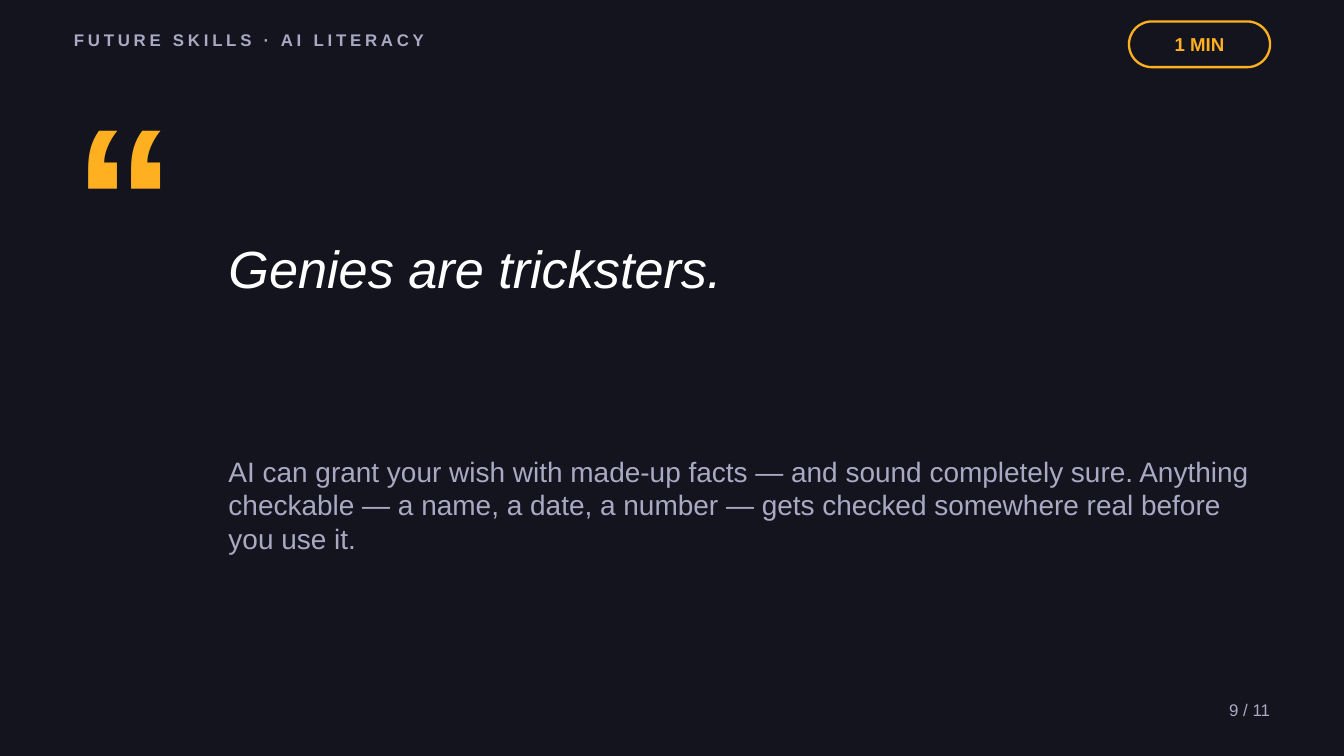
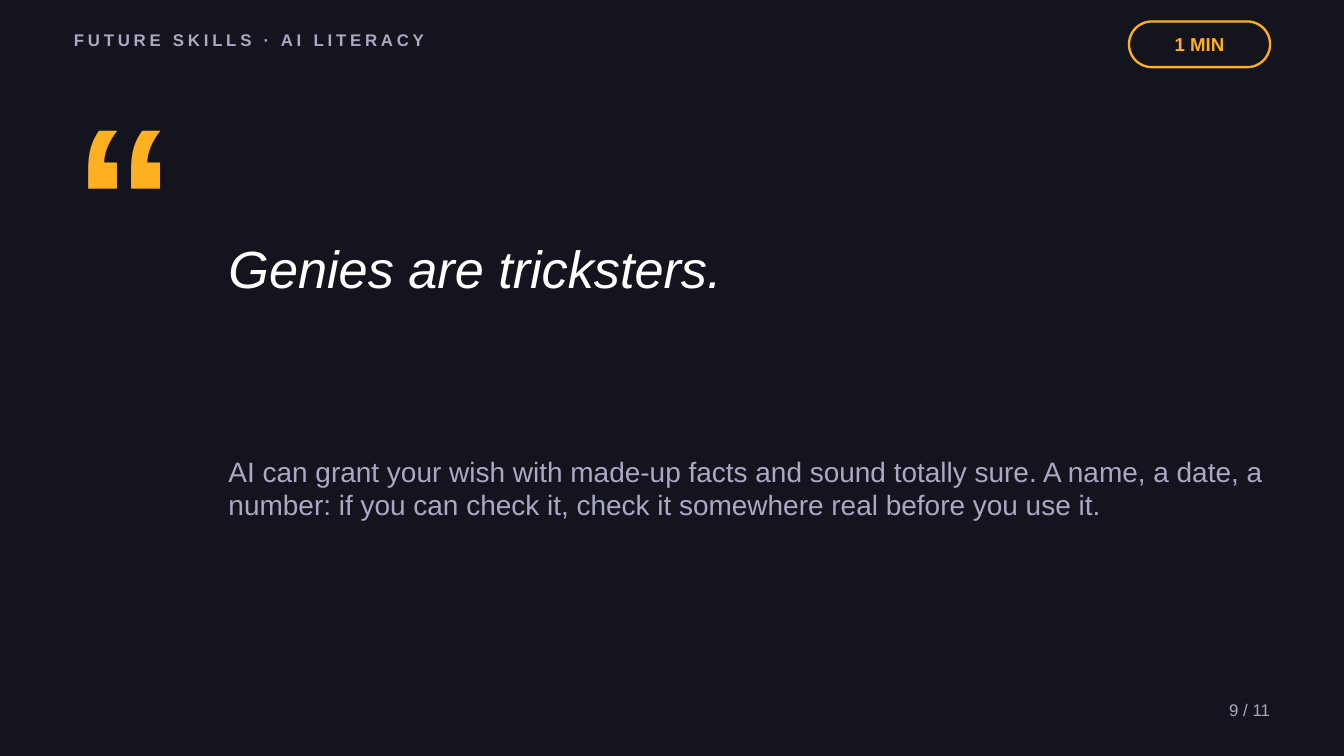
Before and after one commit to phiunit/tptphi, a slide deck: slide 9 of products/ai-prompting-101/dist/How to Talk to AI - Slides.pptx. Drawn at 1344x756 pixels with LibreOffice and Linux fonts; fonts in the diff are those of the drawing. Boxes give left, top, right and bottom in pixels: in the first picture for what was removed or moved away, otherwise in the second. Text is boxed around its words. In the diff, an @@ line names an element or a change of style, - is before the commit and + after.

```diff
--- a/products/ai-prompting-101/dist/How to Talk to AI - Slides.pptx
+++ b/products/ai-prompting-101/dist/How to Talk to AI - Slides.pptx
@@ text at [228,461,1263,520]: text changed @@
-AI can grant your wish with made-up facts — and sound completely sure. Anything checkable — a name, a date, a number — gets checked somewhere real before you use it.
+AI can grant your wish with made-up facts and sound totally sure. A name, a date, a number: if you can check it, check it somewhere real before you use it.
```
Also in this commit, not shown: 8 other slides changed, 32 other files.
